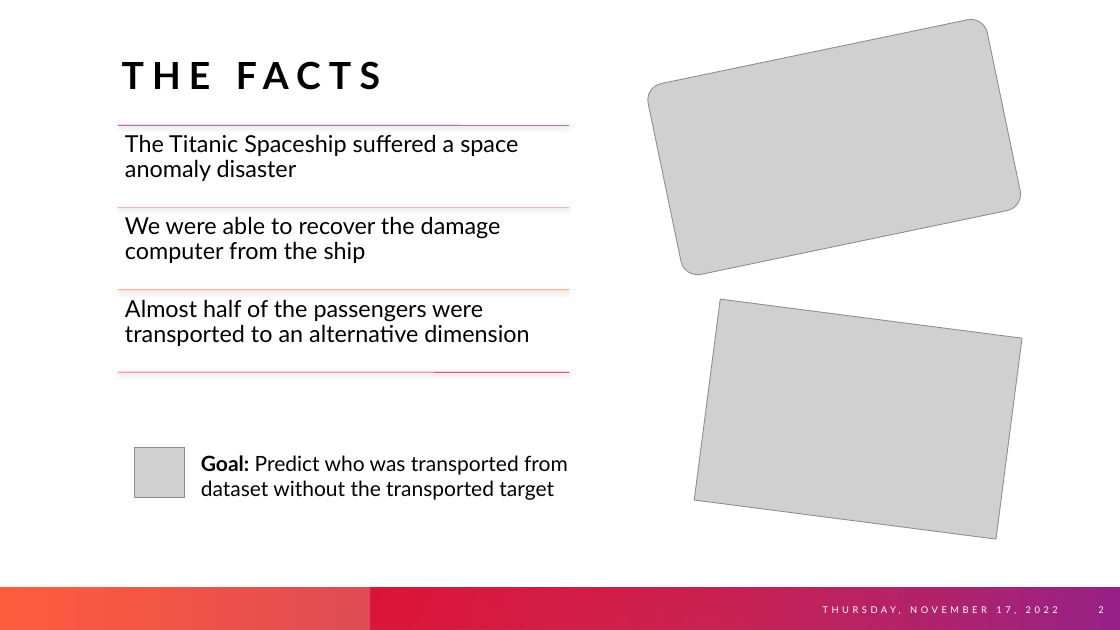
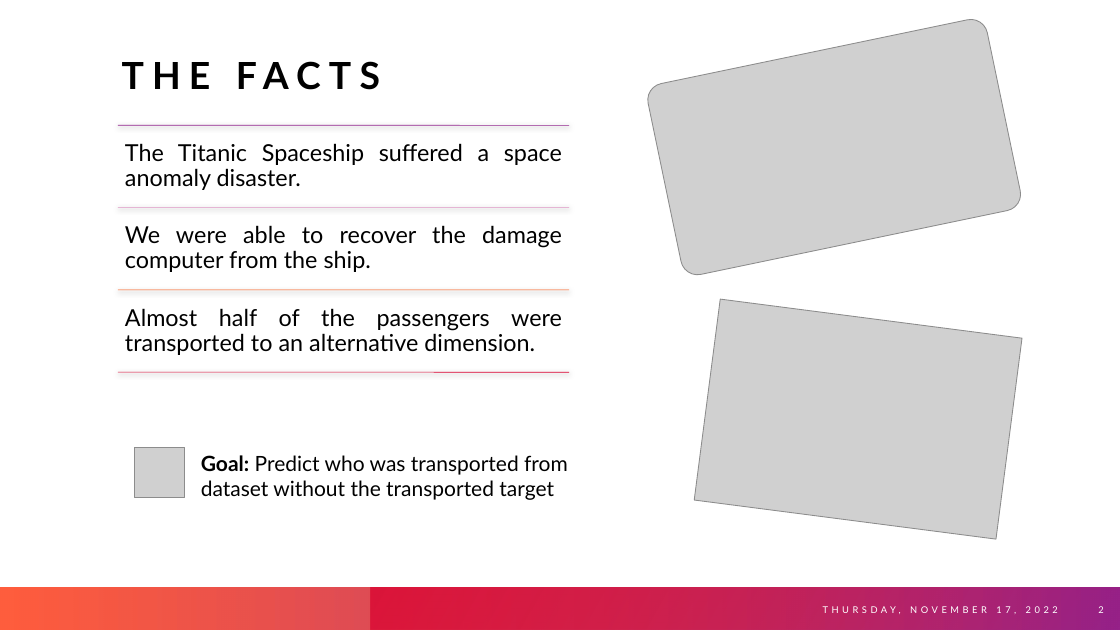
Before and after one commit to JoaoAnt42/FAA_TitanicSpace, a slide deck: slide 2 of Slides/Slides.pptx. Drawn at 1120x630 pixels with LibreOffice and Linux fonts; fonts in the diff are those of the drawing; grey boxes stand for pictures. Boxes give left, top, right and bottom in pixels: in the first picture for what was removed or moved away, otherwise in the second. Text is boxed around its words. In the diff, an @@ line names an element or a change of style, - is before the commit and + after.

```diff
--- a/Slides/Slides.pptx
+++ b/Slides/Slides.pptx
@@ text at (125, 143, 562, 190): text changed @@
-The Titanic Spaceship suffered a space anomaly disaster
+The Titanic Spaceship suffered a space anomaly disaster.
@@ text at (125, 225, 562, 272): text changed @@
-We were able to recover the damage computer from the ship
+We were able to recover the damage computer from the ship.
@@ vertical alignment top to middle in 3 elements at (125, 143, 562, 190), (125, 225, 562, 272), (125, 308, 562, 355) @@
@@ text at (125, 308, 562, 355): text changed @@
-Almost half of the passengers were transported to an alternative dimension
+Almost half of the passengers were transported to an alternative dimension.
```
Also in this commit, not shown: 1 other slide changed.
